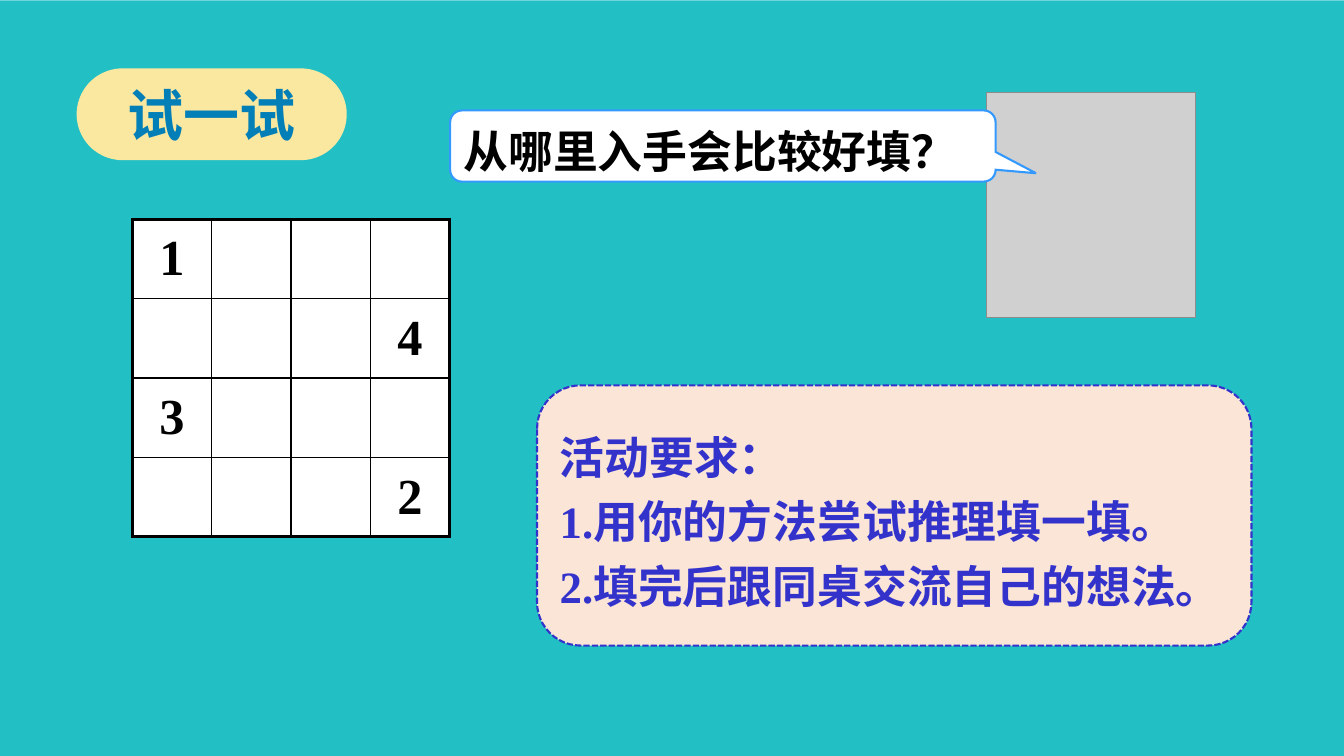
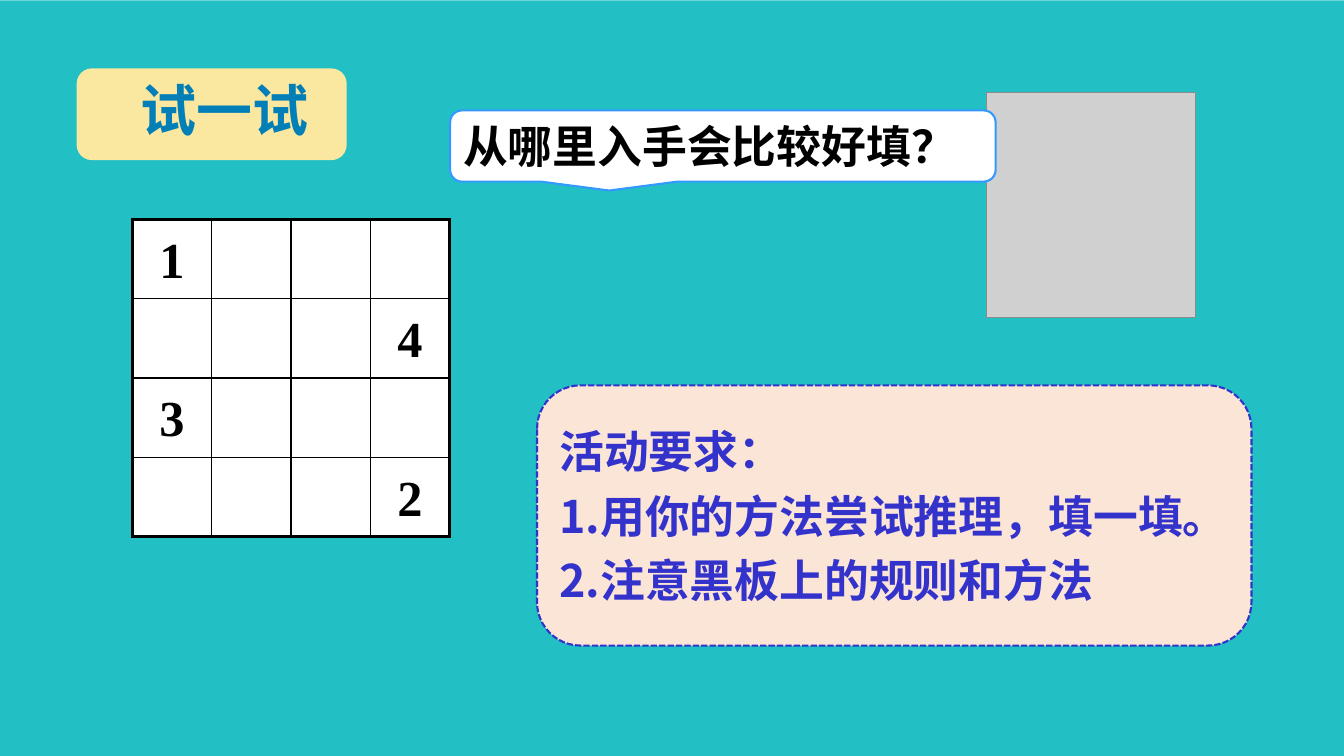
Before and after one commit to Camellia895/Camellia895.github.io, a slide deck: slide 5 of docs/教学/实习/汇报课-二年级下-数独游戏/数独游戏.pptx (slide 4 before the commit). Drawn at 1344x756 pixels with LibreOffice and Linux fonts; fonts in the diff are those of the drawing; grey boxes stand for pictures; background and template pictures are left out. Boxes give left, top, right and bottom in pixels: in the first picture for what was removed or moved away, otherwise in the second. Text is boxed around its words. In the diff, an @@ line names an element or a change of style, - is before the commit and + after.

```diff
--- a/docs/教学/实习/汇报课-二年级下-数独游戏/数独游戏.pptx
+++ b/docs/教学/实习/汇报课-二年级下-数独游戏/数独游戏.pptx
@@ rectangle removed at box(0, 0, 1344, 756) @@
@@ rectangle added at box(0, 0, 1344, 756), fill #22C0C4 @@
@@ rounded rectangle added at box(77, 69, 347, 160), fill #FAE7A0 @@
@@ text "试一试": place and size @@
-text "试一试" at box(77, 69, 347, 160)
+text "试一试" at box(141, 84, 309, 136)
@@ text "试一试" at box(141, 84, 309, 136): line spacing 1 to 48pt; fill #FAE7A0 to none @@
@@ rounded speech box added at box(451, 111, 996, 182), fill #FFFFFF, outline #3399FF 1.5 pt @@
@@ text "从哪里入手会比较好填？": place and size @@
-text "从哪里入手会比较好填？" at box(451, 111, 996, 182)
+text "从哪里入手会比较好填？" at box(463, 124, 956, 167)
@@ text "从哪里入手会比较好填？" at box(463, 124, 956, 167): font Times New Roman to Noto Sans CJK SC; line spacing 1.1 to 42pt; fill #FFFFFF to none; outline #3399FF 1.5 pt to none @@
@@ table at box(132, 220, 451, 537) @@
@@ line spacing 1 to 43pt @@
@@ rounded rectangle added at box(537, 385, 1252, 645), fill #FBE5D6, outline #3333CC 1.5 pt dashed @@
@@ text "活动要求：": place and size @@
-text "活动要求：" at box(537, 385, 1252, 645)
+text "活动要求：" at box(559, 430, 1227, 601)
@@ text "活动要求：" at box(559, 430, 1227, 601): fill #FBE5D6 to none; outline #3333CC 1.5 pt dashed to none @@
@@ text at box(559, 430, 783, 472): font Times New Roman to Noto Sans CJK SC in "活动要求："; line spacing 1.2 to 46pt @@
@@ text at box(559, 494, 1227, 601): text changed; font Times New Roman to Noto Sans CJK SC @@
-1.用你的方法尝试推理填一填。
-2.填完后跟同桌交流自己的想法。
+1.用你的方法尝试推理，填一填。
+2.注意黑板上的规则和方法
```
Also in this commit, not shown: 5 other slides changed, 2 slides added, 3 slides removed, 13 other files.
